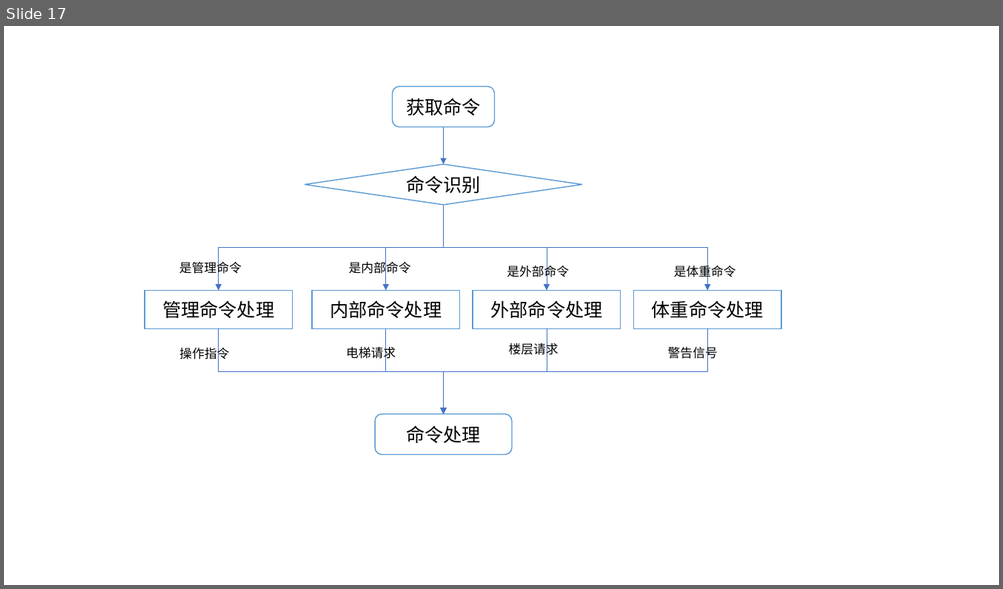
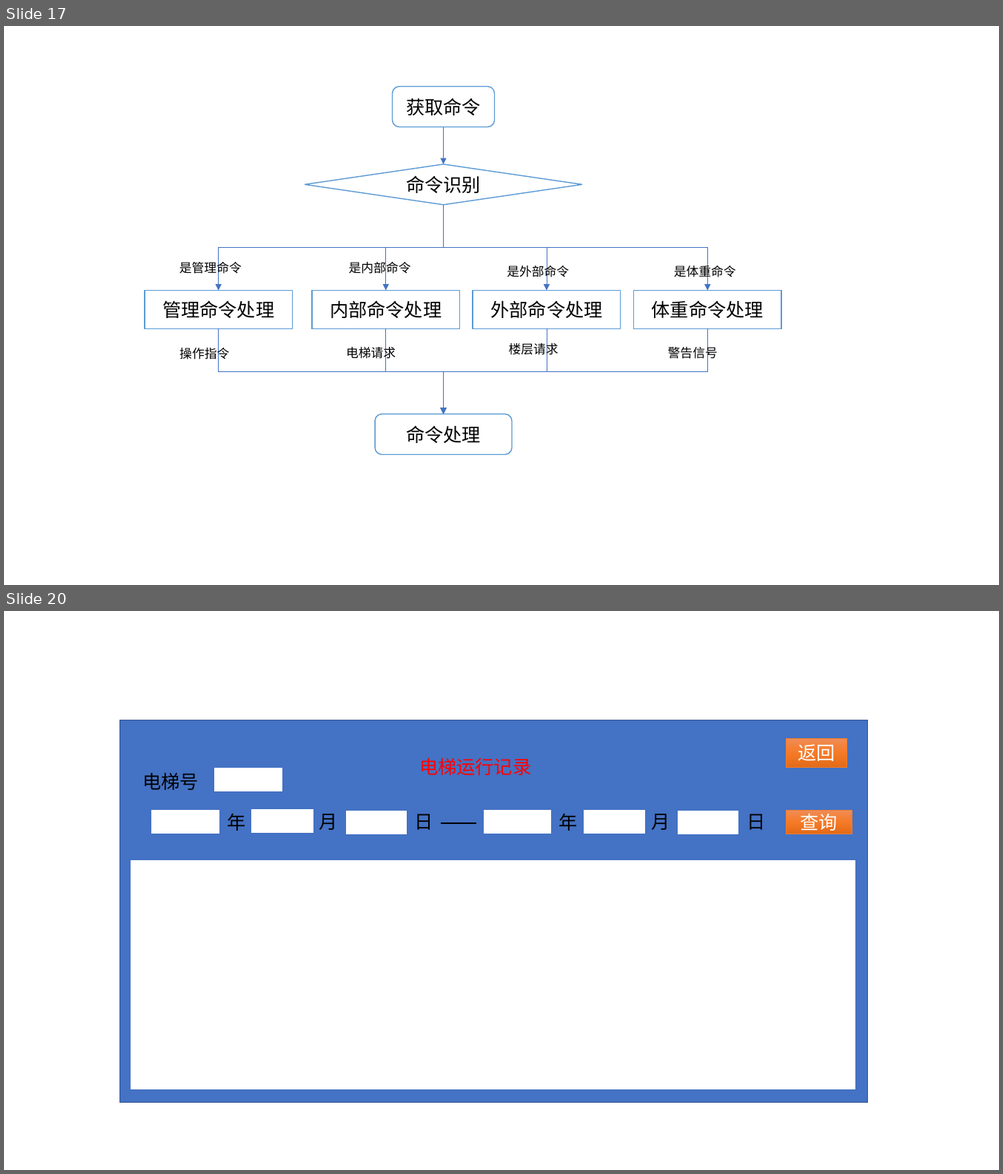
Before and after one commit to wygbuaa/Team1, a slide deck: 设计文档图.pptx. Shown one above the other, each under a label of ours: slide 17 before the commit, slides 17 and 20 after it; the slides between them are not shown. The pictures are 1003x589 and 1003x1174 pixels, drawn with LibreOffice and Linux fonts; fonts in the diff are those of the drawing. Boxes give left, top, right and bottom in pixels: in the first picture for what was removed or moved away, otherwise in the second. Text is boxed around its words. In the diff, an @@ line names an element or a change of style, - is before the commit and + after.

```diff
--- a/设计文档图.pptx
+++ b/设计文档图.pptx
@@ slide 20 added at bbox=[4, 611, 999, 1170], background #FFFFFF @@
@@ rectangle added at bbox=[119, 721, 868, 1103], fill #4472C4, outline #325491 1 pt @@
@@ rectangle added at bbox=[786, 738, 846, 767], fill gradient #F18C57 to #F67B28 to #E56C19, outline #ED7D31 0.5 pt, 18 pt, text #FFFFFF @@
+返回
@@ text added at bbox=[419, 758, 531, 775], 18 pt, text #FF0000 @@
+电梯运行记录
@@ text added at bbox=[142, 773, 199, 790], 18 pt, text #000000 @@
+电梯号
@@ rectangle added at bbox=[213, 767, 282, 792], fill #FFFFFF, outline #4472C4 1 pt @@
@@ rectangle added at bbox=[151, 810, 219, 834], fill #FFFFFF, outline #4472C4 1 pt @@
@@ rectangle added at bbox=[251, 809, 313, 834], fill #FFFFFF, outline #4472C4 1 pt @@
@@ rectangle added at bbox=[345, 810, 407, 834], fill #FFFFFF, outline #4472C4 1 pt @@
@@ rectangle added at bbox=[483, 810, 552, 834], fill #FFFFFF, outline #4472C4 1 pt @@
@@ rectangle added at bbox=[583, 809, 646, 834], fill #FFFFFF, outline #4472C4 1 pt @@
@@ rectangle added at bbox=[677, 810, 740, 834], fill #FFFFFF, outline #4472C4 1 pt @@
@@ rectangle added at bbox=[786, 810, 851, 834], fill gradient #F18C57 to #F67B28 to #E56C19, outline #ED7D31 0.5 pt, 18 pt, text #FFFFFF @@
+查询
@@ text added at bbox=[227, 814, 246, 831], 18 pt, text #000000 @@
+年
@@ text added at bbox=[319, 814, 338, 830], 18 pt, text #000000 @@
+月
@@ text added at bbox=[415, 814, 433, 830], 18 pt, text #000000 @@
+日
@@ line added from (441, 823) to (476, 823), #000000 1.5 pt @@
@@ text added at bbox=[559, 814, 578, 831], 18 pt, text #000000 @@
+年
@@ text added at bbox=[651, 814, 669, 830], 18 pt, text #000000 @@
+月
@@ text added at bbox=[746, 814, 765, 830], 18 pt, text #000000 @@
+日
@@ rectangle added at bbox=[130, 860, 856, 1091], fill #FFFFFF, outline #4472C4 1 pt @@
```
Also in this commit, not shown: 6 slides changed, 3 other slides added, 2 other files.
